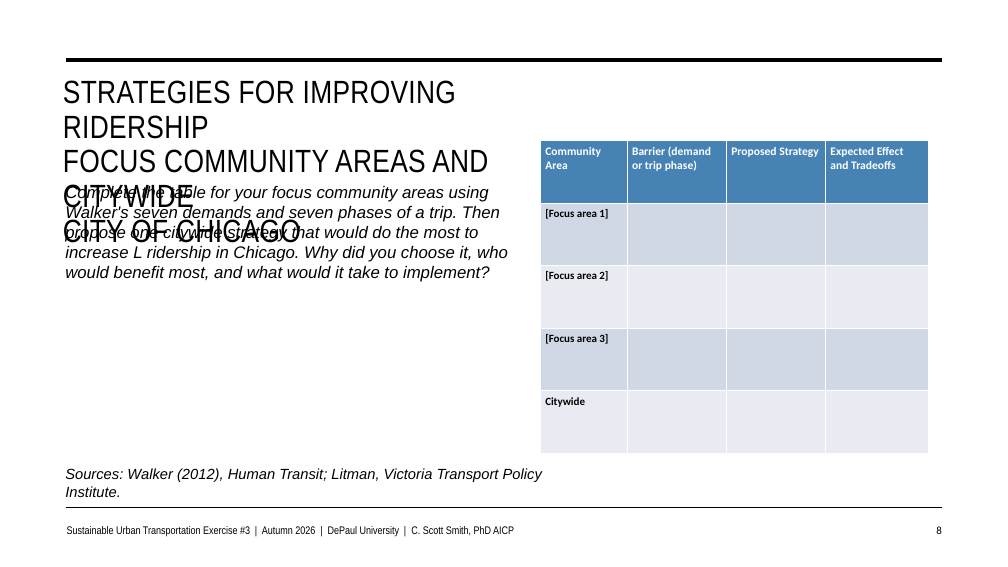
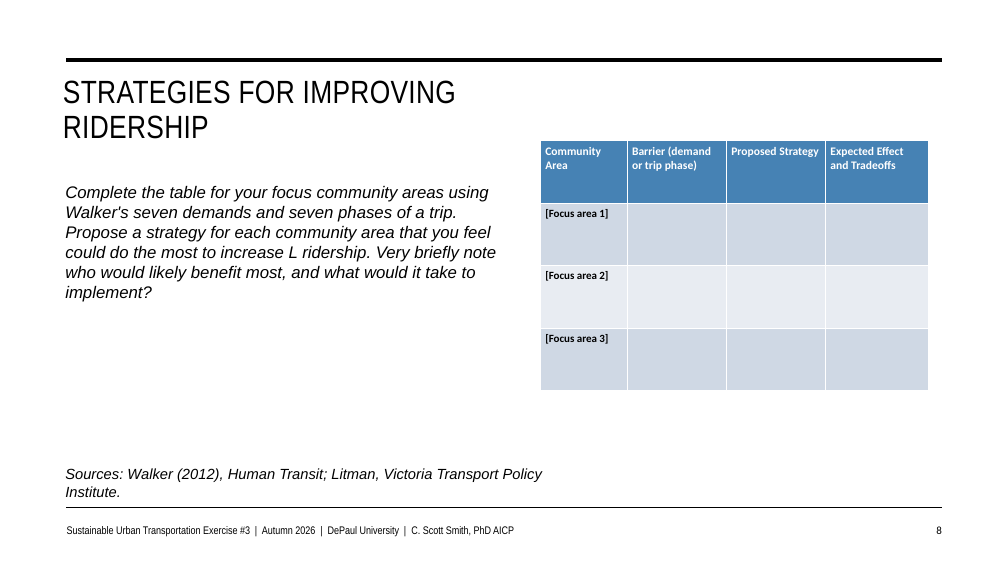
Before and after one commit to justenvirons/pedagogy, a slide deck: slide 8 of 2027/GEO330_Fall_Quarter/exercises/Exercise_03/slides/Exercise03_Template.pptx. Drawn at 1008x567 pixels with LibreOffice and Linux fonts; fonts in the diff are those of the drawing. Boxes give left, top, right and bottom in pixels: in the first picture for what was removed or moved away, otherwise in the second. Text is boxed around its words. In the diff, an @@ line names an element or a change of style, - is before the commit and + after.

```diff
--- a/2027/GEO330_Fall_Quarter/exercises/Exercise_03/slides/Exercise03_Template.pptx
+++ b/2027/GEO330_Fall_Quarter/exercises/Exercise_03/slides/Exercise03_Template.pptx
@@ title at (x1=63, y1=80, x2=456, y2=139): text changed @@
-STRATEGIES FOR IMPROVING RIDERSHIP
-FOCUS COMMUNITY AREAS AND CITYWIDE
-CITY OF CHICAGO
+STRATEGIES FOR IMPROVING RIDERSHIP
@@ table at (x1=541, y1=141, x2=929, y2=391) @@
-row 5: Citywide |  |  | 
@@ text at (x1=65, y1=186, x2=497, y2=282): text changed @@
-Complete the table for your focus community areas using Walker's seven demands and seven phases of a trip. Then propose one citywide strategy that would do the most to increase L ridership in Chicago. Why did you choose it, who would benefit most, and what would it take to implement?
+Complete the table for your focus community areas using Walker's seven demands and seven phases of a trip. Propose a strategy for each community area that you feel could do the most to increase L ridership. Very briefly note who would likely benefit most, and what would it take to implement?
```
Also in this commit, not shown: 3 other slides changed, 18 other files.
